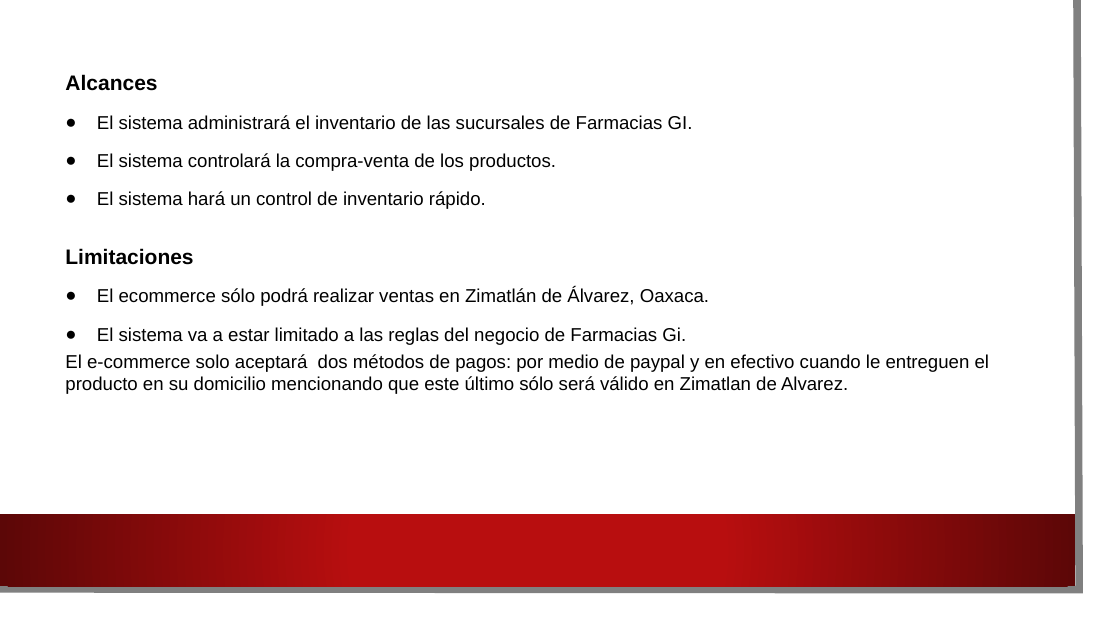
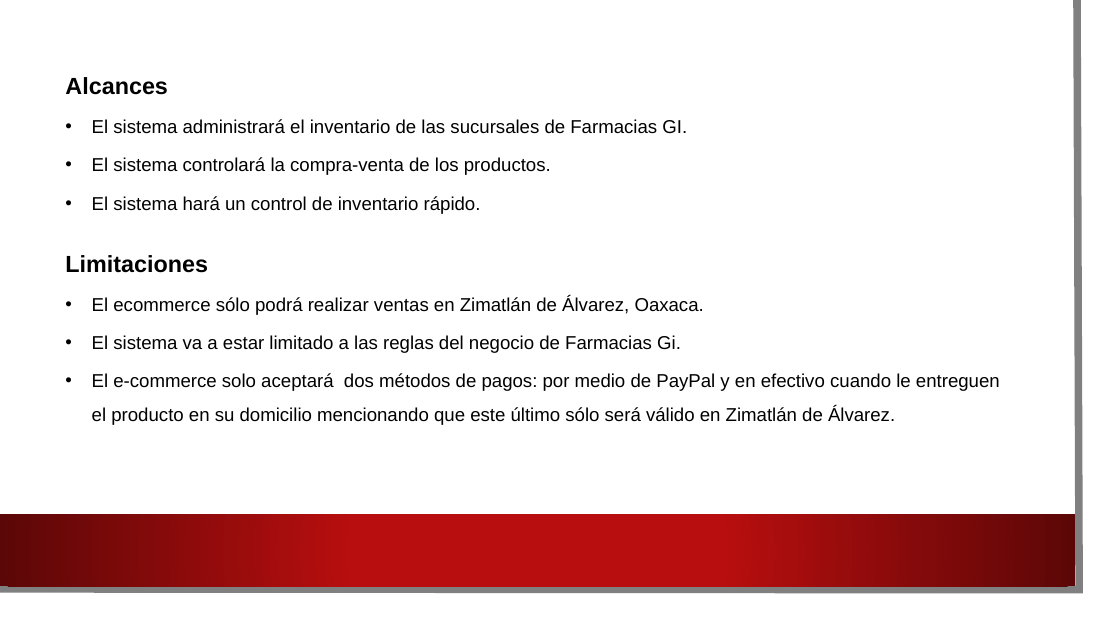
Before and after one commit to HeberZabdiel/FarmaciaGiDocumentos, a slide deck: slide 8 of Presentacion asesor uno.pptx. Drawn at 1120x630 pixels with LibreOffice and Linux fonts; fonts in the diff are those of the drawing; background and template pictures are left out. Boxes give left, top, right and bottom in pixels: in the first picture for what was removed or moved away, otherwise in the second. Text is boxed around its words. In the diff, an @@ line names an element or a change of style, - is before the commit and + after.

Commit message:
presentacion

```diff
--- a/Presentacion asesor uno.pptx
+++ b/Presentacion asesor uno.pptx
@@ text at [65,77,704,353]: size 18 to 20 pt in "Alcances", "Limitaciones"; bullet ● to • @@
@@ text at [92,373,1000,425]: text changed @@
-El e-commerce solo aceptará dos métodos de pagos: por medio de paypal y en efectivo cuando le entreguen el producto en su domicilio mencionando que este último sólo será válido en Zimatlan de Alvarez.
+• El e-commerce solo aceptará dos métodos de pagos: por medio de PayPal y en efectivo cuando le entreguen el producto en su domicilio mencionando que este último sólo será válido en Zimatlán de Álvarez.
```
Also in this commit, not shown: 3 other slides changed, 1 slide added, 1 slide removed, 2 other files.
